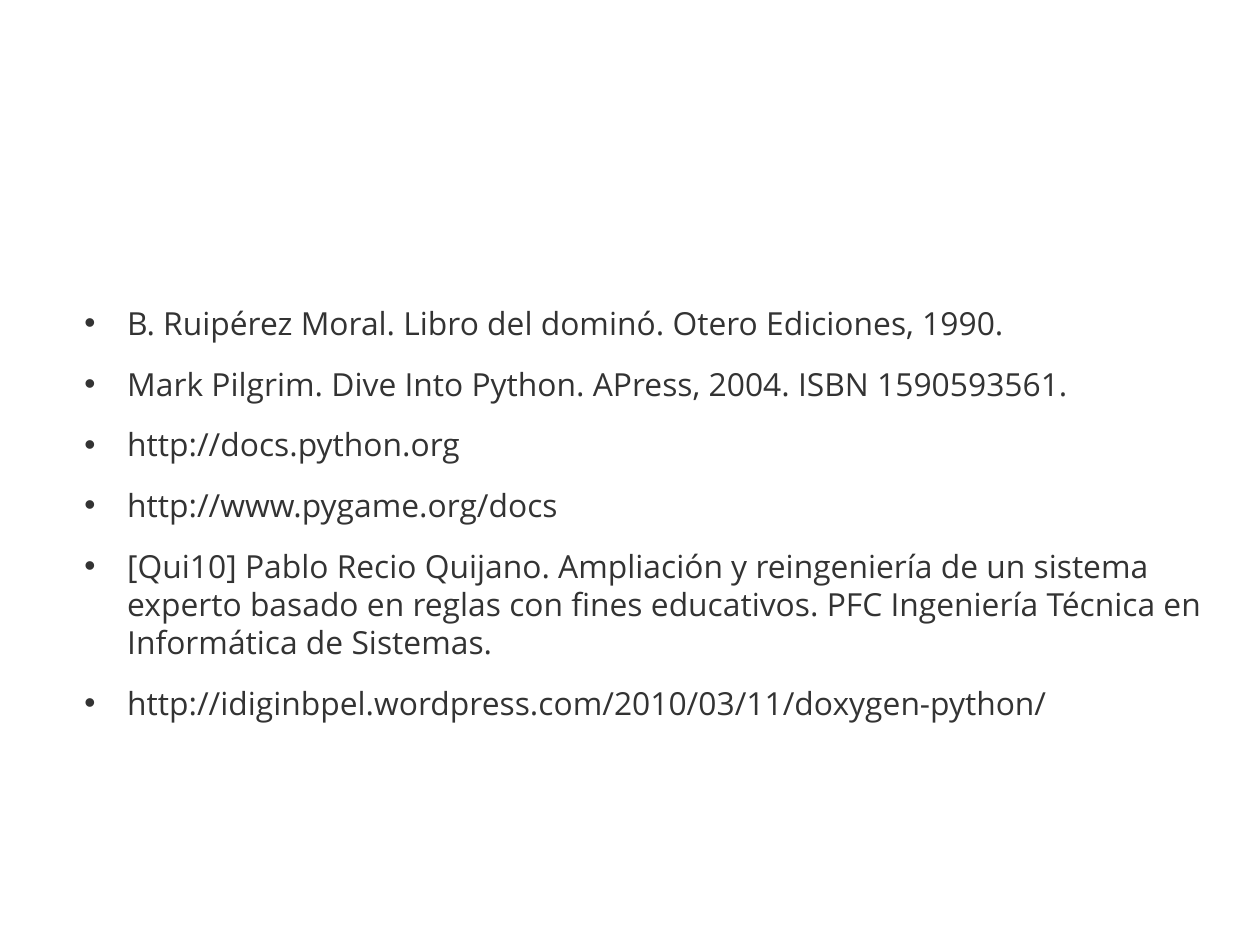
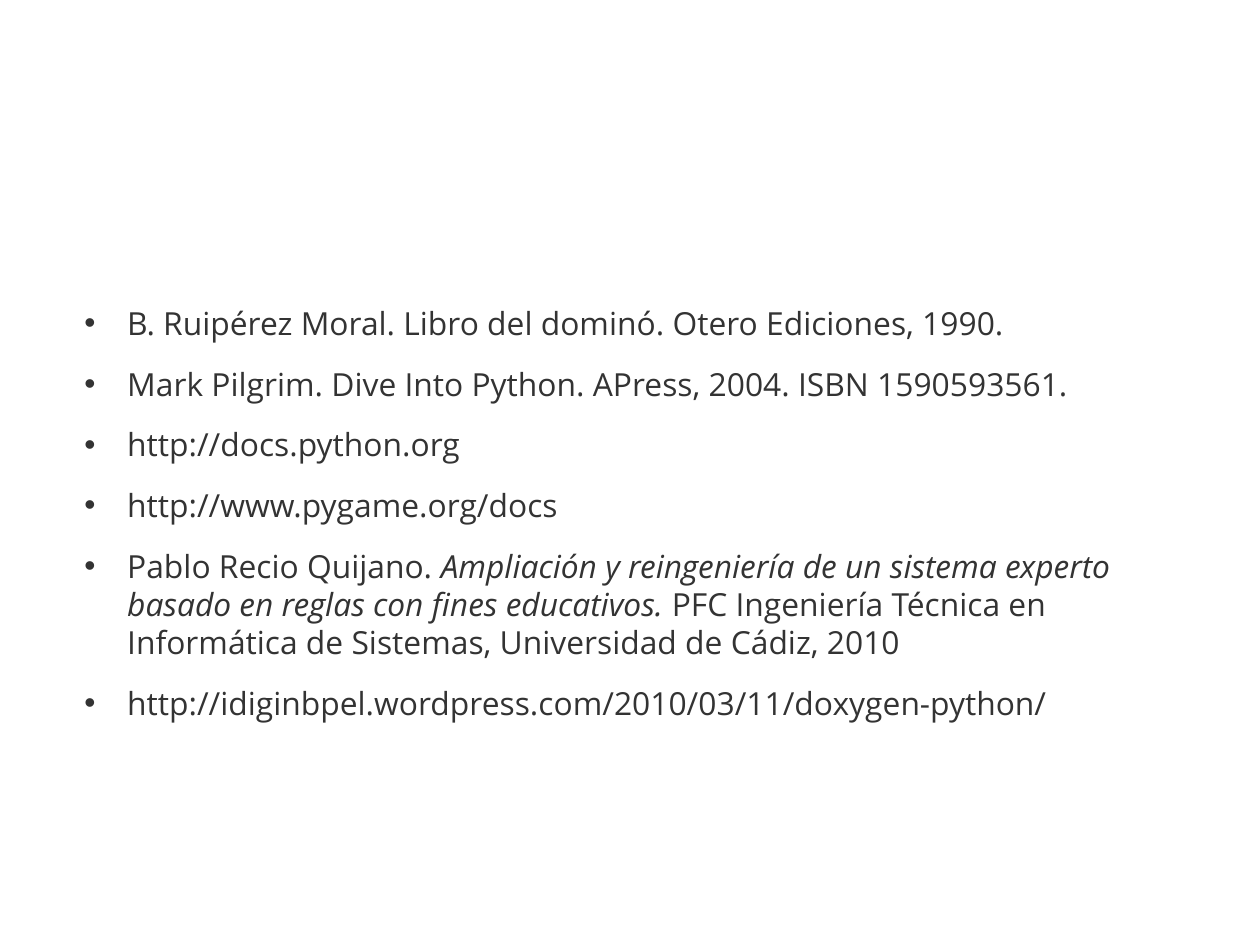
Before and after one commit to 3oheme/dominous, a slide deck: slide 56 of docs/presentacion/presentacion.odp (slide 55 before the commit). Drawn at 1260x945 pixels with LibreOffice and Linux fonts; fonts in the diff are those of the drawing; background and template pictures are left out. Boxes give left, top, right and bottom in pixels: in the first picture for what was removed or moved away, otherwise in the second. Text is boxed around its words. In the diff, an @@ line names an element or a change of style, - is before the commit and + after.

```diff
--- a/docs/presentacion/presentacion.odp
+++ b/docs/presentacion/presentacion.odp
@@ text at (127,553,1110,658): text changed @@
-• [Qui10] Pablo Recio Quijano. Ampliación y reingeniería de un sistema experto basado en reglas con fines educativos. PFC Ingeniería Técnica en Informática de Sistemas.
+• Pablo Recio Quijano. Ampliación y reingeniería de un sistema experto basado en reglas con fines educativos. PFC Ingeniería Técnica en Informática de Sistemas, Universidad de Cádiz, 2010
```
Also in this commit, not shown: 11 other slides changed, 7 slides added, 6 slides removed.
